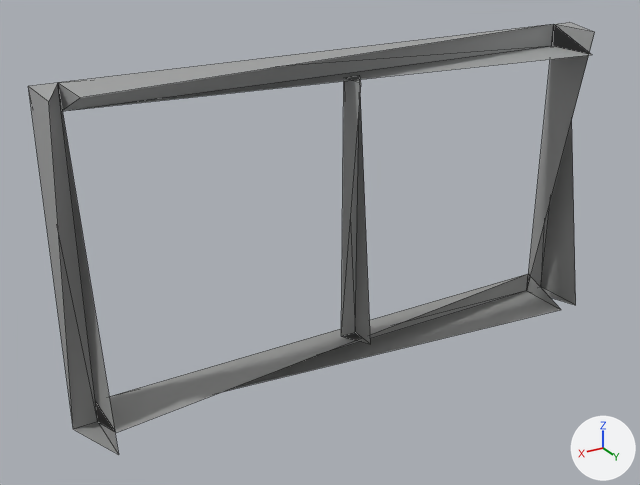
The glTF model models/kit/halfWall_glass.glb: old version first, new version second.
Camera for both pictures: a 50 mm lens placed at (1.54, 2.32, 1.65), pointed at (0.13, -0.04, 0.47). The axes (+X, +Y, +Z) are drawn at lower right. The lights are the same throughout. The picture after the commit comes second. Mesh edges are drawn as thin lines. Vertices at exactly the same position are counted once.

Objects in the first picture: 'halfWall_glass'.
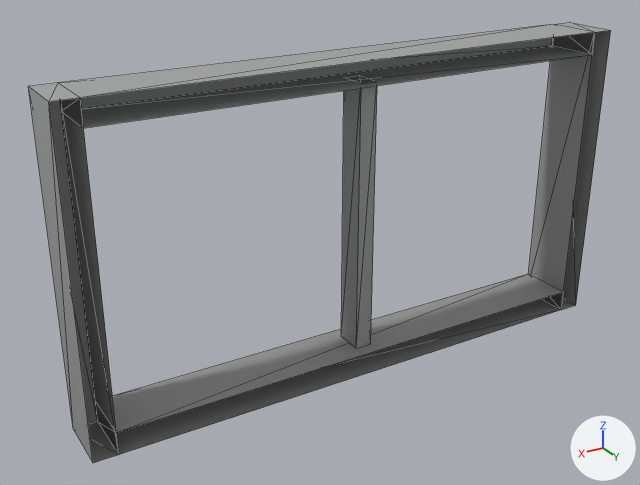
Boxes (x1, y1, x2, y2) around the edits, measured in the pictures (640 x 485 px):
'halfWall_glass', reshaped: before (28, 22, 595, 455); after (28, 22, 611, 463)
part 1 of me_base, added: after (49, 22, 611, 463)

The change, as a list of edits to the scene's bpy script:
```text
Change me_base:
    used by ob_halfwall_glass; location = (0.0, 0.0, 0.0)
    remove me_base.from_pydata(...)  # 26 vertices, 30 faces; spans x -1.0..1.0, y -0.1..0.1, z 0.0..1.1
    add me_base.from_pydata(...)  # 32 vertices, 52 faces; spans x -1.0..1.0, y -0.1..0.1, z 0.0..1.1
    me_base part 1
    6 vertices are added at (-1.0, 0.1, 1.1), (-0.92, 0.1, 0.08), (0.92, 0.1, 1.02), (1.0, 0.1, 0.0), (0.03, 0.05, 0.08), (-0.03, 0.05, 1.02)
    22 new faces join them
```
